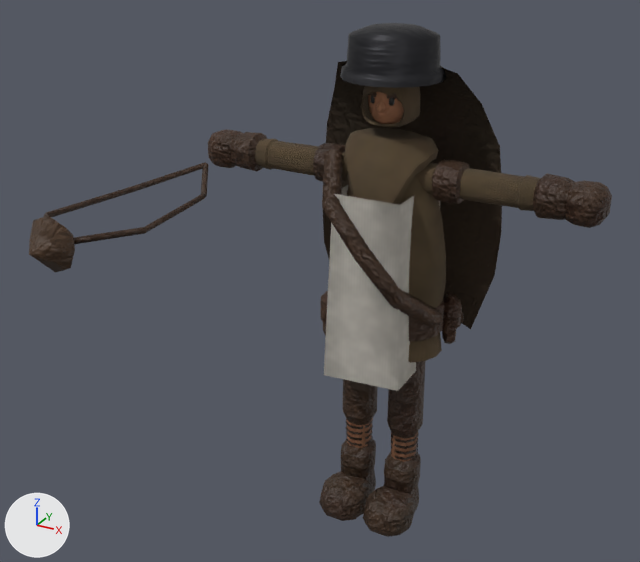
Renders of the glTF model csharp/Unciv.Godot/Packs/units/models/unit/Slinger.glb from each side of a commit.
Rendered twice from a camera (50 mm lens) standing at (0.575, -1.284, 1.079) and looking at (-0.03, -0.183, 0.528). Arrows for +X, +Y and +Z are at lower left; the lights stay in place. The older version comes first. Where no turn or scale is listed for an object, it has been applied to the vertices. Vertices at exactly the same position are counted once.

The first picture shows 'Javelins', 'Rogue_Cape', 'Warrior'.
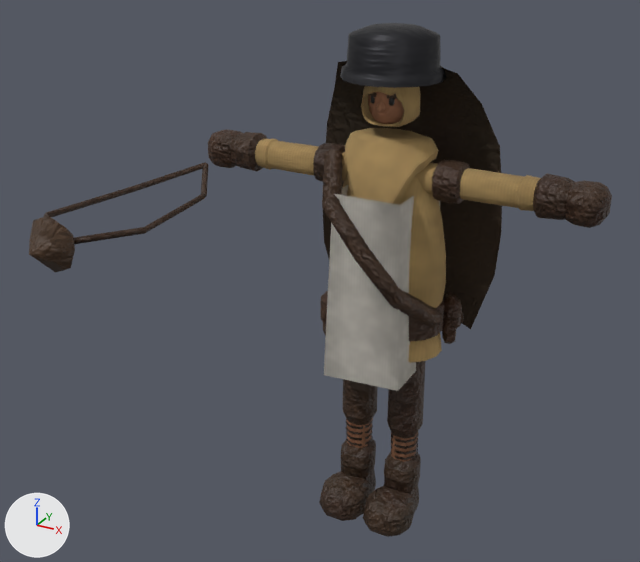
Patch to the scene script:
```diff
--- a/csharp/Unciv.Godot/Packs/units/models/unit/Slinger.glb.py
+++ b/csharp/Unciv.Godot/Packs/units/models/unit/Slinger.glb.py
@@ me_mesh_skinned @@
 me_mesh_skinned.from_pydata(...)  # 2337 vertices, 4353 faces; spans x -0.351..0.351, y -0.11..0.086, z 0.015..0.906
 # used by ob_warrior; location = (0.0, 0.0, -0.015)
+# me_mesh_skinned part 1: 735 faces centred in x -0.238..0.238, y -0.068..0.066, z 0.36..0.815 are repainted in the vertex colours; the middle colour goes from brown #584732 to brown #ad8f5d
+# me_mesh_skinned part 2: 679 faces centred in x -0.238..0.231, y -0.068..0.069, z 0.36..0.863 are repainted in the vertex colours; the middle colour goes from brown #5c4b35 to orange #b69662
 me_mesh_skinned.materials.append(mat_wool)
```

Changed parts and their boxes [x1, y1, x2, y2] in the pictures (640 x 562 px):
part 1 of me_mesh_skinned, recoloured: [255, 93, 541, 346] in both
part 2 of me_mesh_skinned, recoloured: [255, 86, 531, 363] in both
